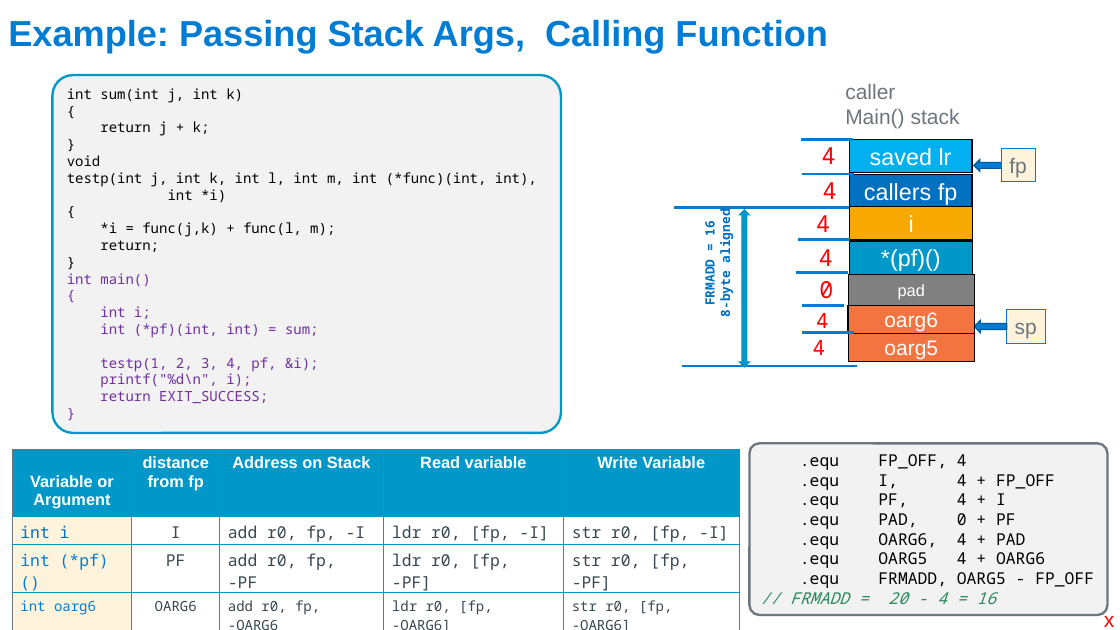
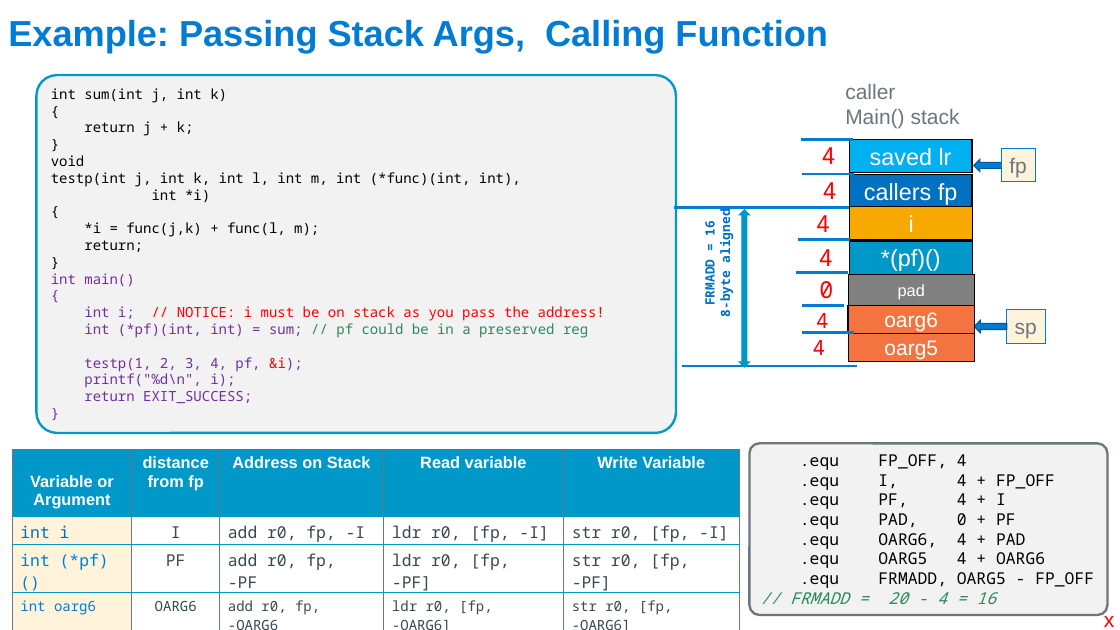
Before and after one commit to cse30-sp24/Muller-Slides, a slide deck: slide 44 of Lecture-17.pptx. Drawn at 1120x630 pixels with LibreOffice and Linux fonts; fonts in the diff are those of the drawing. Boxes give left, top, right and bottom in pixels: in the first picture for what was removed or moved away, otherwise in the second. Text is boxed around its words. In the diff, an @@ line names an element or a change of style, - is before the commit and + after.

```diff
--- a/Lecture-17.pptx
+++ b/Lecture-17.pptx
@@ rounded rectangle "int sum(int j, int k)": place and size @@
-rounded rectangle "int sum(int j, int k)" at (52,75,560,433)
+rounded rectangle "int sum(int j, int k)" at (36,75,676,433)
@@ text in rounded rectangle at (84,306,605,338): text changed; text colour #7030A0 to #FF0000 @@
-int i;
-int (*pf)(int, int) = sum;
+int i; // NOTICE: i must be on stack as you pass the address!
+int (*pf)(int, int) = sum; // pf could be in a preserved reg
@@ text in rounded rectangle at (84,357,303,372): text colour #7030A0 to #FF0000 in "&i);" @@
```
Also in this commit, not shown: 2 other slides changed, 1 other file.
